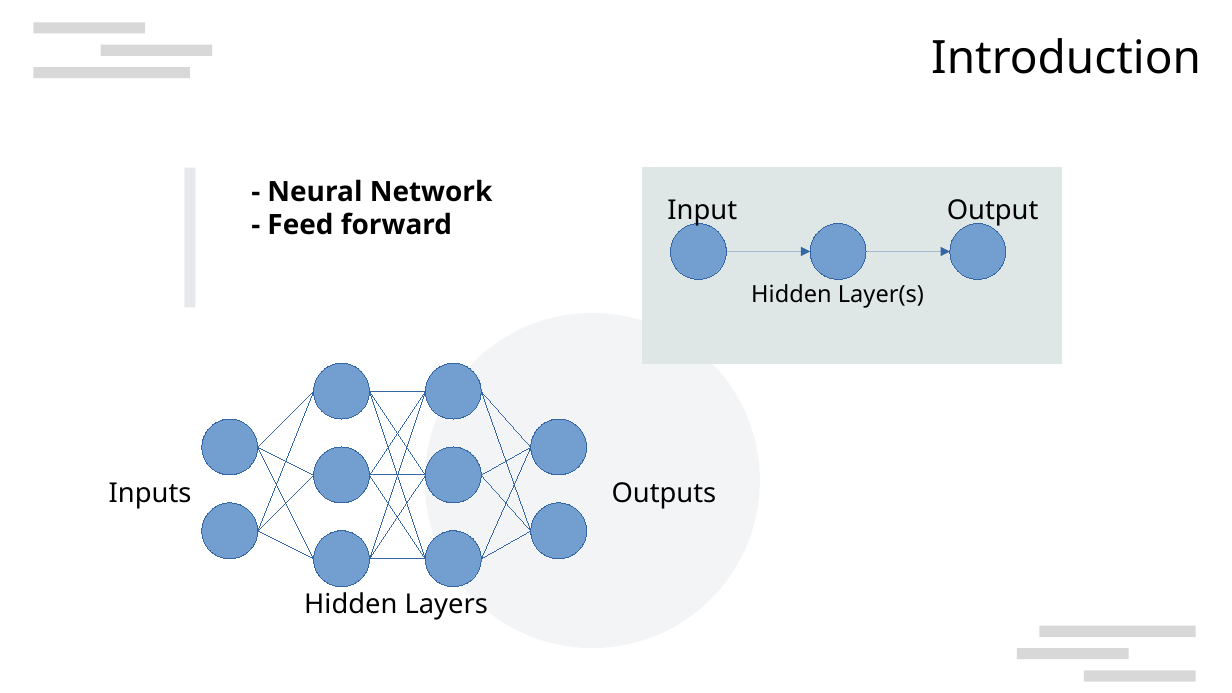
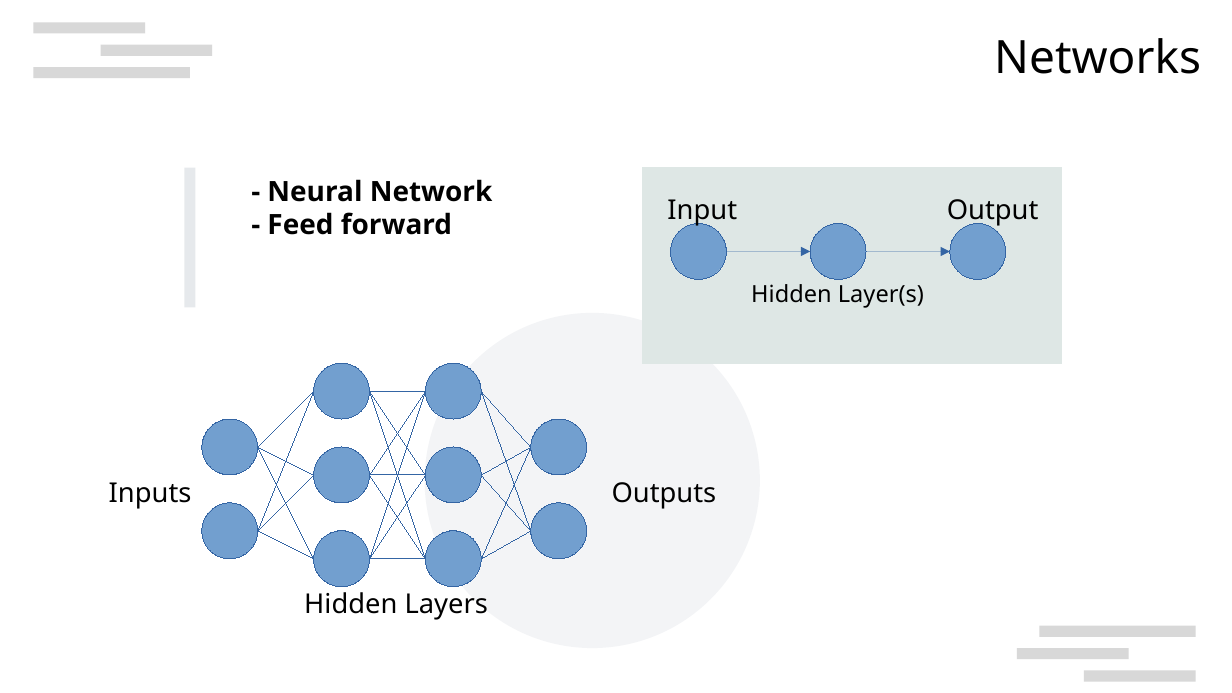
Before and after one commit to ItsAMeMario8/MotorTimingRNN, a slide deck: slide 3 of Modeling_RNN_Motor_Timing.odp (slide 2 before the commit). Drawn at 1232x693 pixels with LibreOffice and Linux fonts; fonts in the diff are those of the drawing; background and template pictures are left out. Boxes give left, top, right and bottom in pixels: in the first picture for what was removed or moved away, otherwise in the second. Text is boxed around its words. In the diff, an @@ line names an element or a change of style, - is before the commit and + after.

```diff
--- a/Modeling_RNN_Motor_Timing.odp
+++ b/Modeling_RNN_Motor_Timing.odp
@@ text at [994,38,1201,74]: text changed @@
-Introduction
+Networks
```
Also in this commit, not shown: 2 other slides changed, 1 slide added, 1 other file.
